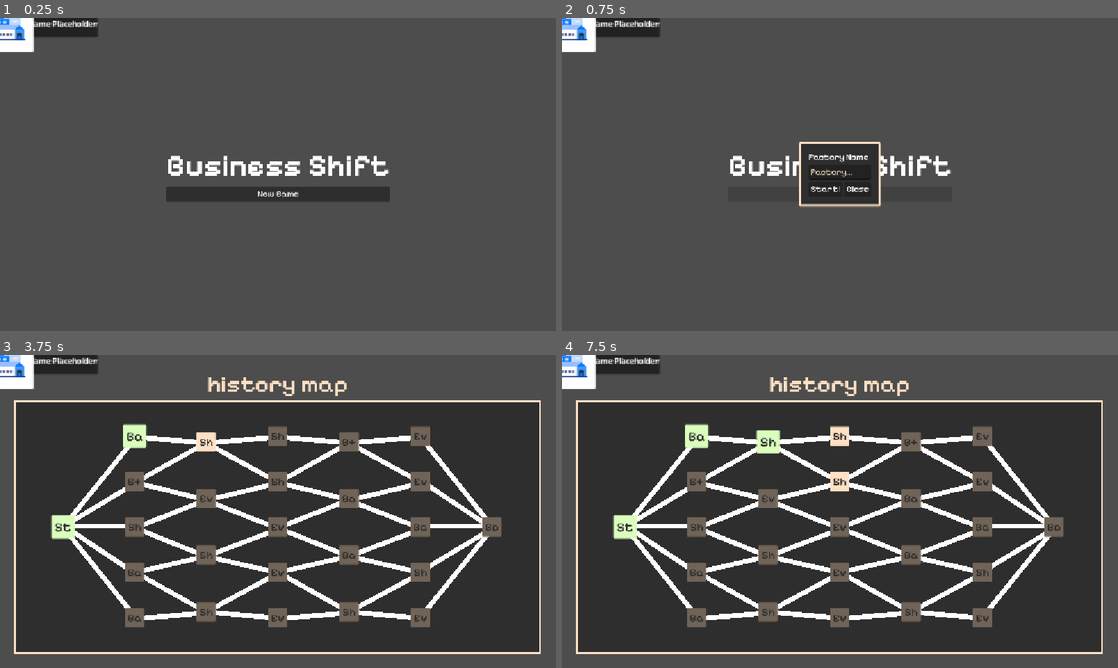
Above: before the commit, frames 1-4 (two rows, left to right).
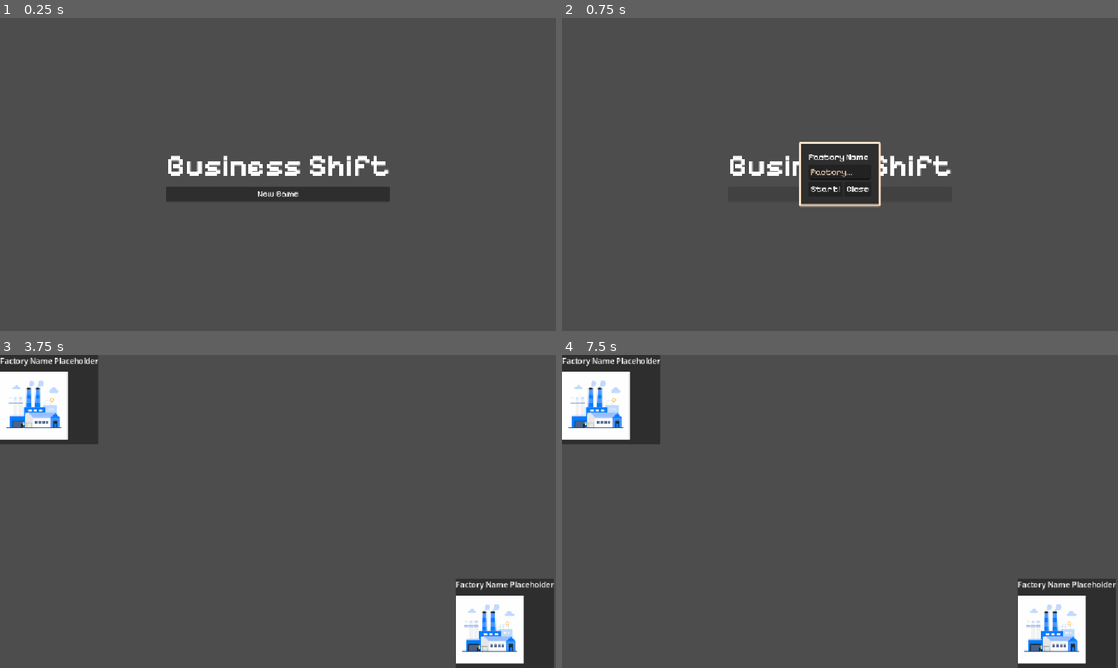
Above: after the commit, the same moments.

Repository: Joao1905/business-shift
Game: Godot game, scene res://systems/main/scenes/main.tscn
Two runs of this game, one before a commit and one after it. Both use one fixed random seed, a clock stepped at 60 frames per second and the inputs below.
Inputs (mouse positions are in pixels of both pictures, inside the frame that each line leads up to):
- Up to frame 1 (0.25 s): no input
- Up to frame 2 (0.75 s): click "New Game" at 0.5 s
- Up to frame 3 (3.75 s): click (278, 508) at 1.27 s; type "Alex" at 1.35 s; click "New Game" at 2 s; tap Enter at 2.75 s; move the mouse to (61, 527) at 2.77 s; click (61, 527) at 2.92 s; tap Space at 3.5 s; move the mouse to (133, 436) at 3.52 s; click (133, 436) at 3.67 s
- Up to frame 4 (7.5 s): tap Enter at 4.25, 5.75 s; move the mouse to (695, 480) at 4.27 s; click (695, 480) at 4.42 s; tap Space at 5, 6.5 s; move the mouse to (695, 527) at 5.02 s; click (695, 527) at 5.17 s; move the mouse to (695, 570) at 5.77 s; click (695, 570) at 5.92 s; move the mouse to (695, 617) at 6.52 s; click (695, 617) at 6.67 s; move the mouse to (767, 442) at 7.27 s; click (767, 442) at 7.42 s

The runs differ from the first frame. In frame 1, 1.3% of the frame differs, in the area x 0-18%, y 0-11%; in frame 2, 1.3%; in frame 3, 78%; in frame 4, 78%, in the area x 0-100%, y 0-100%.

Commit message:
Implements fixed layout for battle ui

Diff:
--- a/systems/battle/scenes/battle.tscn
+++ b/systems/battle/scenes/battle.tscn
@@ -1,17 +1,21 @@
 [gd_scene format=3 uid="uid://bc7kk1udac1e8"]
 
+[ext_resource type="Script" uid="uid://pmue2nibling" path="res://systems/battle/scripts/BattleController.gd" id="1_bi4tf"]
 [ext_resource type="PackedScene" uid="uid://b1xbbh8h3lie2" path="res://systems/battle/scenes/battle_renderer.tscn" id="1_jvcc5"]
 
-[node name="Battle" type="Control" unique_id=22246929]
+[node name="Battle" type="Control" unique_id=151884238]
 layout_mode = 3
 anchors_preset = 15
 anchor_right = 1.0
 anchor_bottom = 1.0
 grow_horizontal = 2
 grow_vertical = 2
+script = ExtResource("1_bi4tf")
 
 [node name="Enemy Block" type="HBoxContainer" parent="." unique_id=1955554190]
 layout_mode = 1
+offset_right = 200.0
+offset_bottom = 185.0
 
 [node name="EnemyRenderer" parent="Enemy Block" unique_id=799558907 instance=ExtResource("1_jvcc5")]
 layout_mode = 2
@@ -23,6 +27,8 @@
 anchor_top = 1.0
 anchor_right = 1.0
 anchor_bottom = 1.0
+offset_left = -204.0
+offset_top = -185.0
 grow_horizontal = 0
 grow_vertical = 0
 
--- a/systems/battle/scenes/battle_renderer.tscn
+++ b/systems/battle/scenes/battle_renderer.tscn
@@ -3,26 +3,25 @@
 [ext_resource type="Script" uid="uid://bhiog2i0ulko6" path="res://systems/battle/scripts/BattleRenderer.gd" id="1_4jhof"]
 [ext_resource type="Script" uid="uid://bf6cxh36cw3lu" path="res://systems/battle/scripts/FactoryRenderer.gd" id="2_jdhqp"]
 
-[node name="BattleRenderer" type="Control" unique_id=799558907]
-layout_mode = 3
-anchors_preset = 15
-anchor_right = 1.0
-anchor_bottom = 1.0
-grow_horizontal = 2
-grow_vertical = 2
+[node name="BattleRenderer" type="PanelContainer" unique_id=548920817]
+offset_right = 1.0
+offset_bottom = 23.0
 script = ExtResource("1_4jhof")
 
-[node name="Border" type="PanelContainer" parent="." unique_id=1926801922]
-layout_mode = 0
-offset_right = 40.0
-offset_bottom = 40.0
+[node name="Vertical Separator" type="VBoxContainer" parent="." unique_id=1926509317]
+layout_mode = 2
+theme_override_constants/separation = 12
 
-[node name="Vertical Separator" type="VBoxContainer" parent="Border" unique_id=1926509317]
+[node name="FactoryName" type="Label" parent="Vertical Separator" unique_id=419570821]
+unique_name_in_owner = true
+layout_mode = 2
+text = "Placeholder"
+horizontal_alignment = 1
+
+[node name="FactoryCanvas" type="Control" parent="Vertical Separator" unique_id=914514016]
+custom_minimum_size = Vector2(200, 150)
+clip_contents = true
 layout_mode = 2
 
-[node name="FactoryName" type="Label" parent="Border/Vertical Separator" unique_id=419570821]
-unique_name_in_owner = true
-layout_mode = 2
-
-[node name="FactoryRenderer" type="Node2D" parent="Border/Vertical Separator" unique_id=1366527808]
+[node name="FactoryRenderer" type="Node2D" parent="Vertical Separator/FactoryCanvas" unique_id=948225896]
 script = ExtResource("2_jdhqp")
--- a/systems/battle/scripts/BattleController.gd
+++ b/systems/battle/scripts/BattleController.gd
@@ -16,7 +16,7 @@
 	main_controller.load_screen(MainController.SCREENS.BATTLE);
 
 func _is_battle(node: MapNode) -> bool:
-	return node.MapNodeType in [
+	return node.type in [
 		MapNode.MapNodeType.BATTLE,
 		 MapNode.MapNodeType.BATTLE_PLUS,
 		 MapNode.MapNodeType.BOSS,
--- a/systems/battle/scripts/BattleRenderer.gd
+++ b/systems/battle/scripts/BattleRenderer.gd
@@ -1,12 +1,8 @@
 class_name BattleRenderer
-extends Node
+extends PanelContainer
 
 @onready var factory_name : Label = %FactoryName
 
 # Called when the node enters the scene tree for the first time.
 func _ready() -> void:
 	factory_name.text = "Factory Name Placeholder"
-
-# Called every frame. 'delta' is the elapsed time since the previous frame.
-func _process(delta: float) -> void:
-	pass
--- a/systems/battle/scripts/FactoryRenderer.gd
+++ b/systems/battle/scripts/FactoryRenderer.gd
@@ -2,10 +2,11 @@
 
 # Called when the node enters the scene tree for the first time.
 func _ready() -> void:
-	var placeholder = add_part(preload("res://systems/battle/assets/images/factory_placeholder.png"), Vector2(0, 0), 1)
+	var _placeholder = add_part(preload("res://systems/battle/assets/images/factory_placeholder.png"), Vector2(0, 0), 1)
 
 func add_part(tex: Texture2D, pos: Vector2, z := 0) -> Sprite2D:
 	var s = Sprite2D.new()
+	s.centered = false
 	s.texture = tex
 	s.position = pos
 	s.z_index = z
--- a/systems/main/scenes/main.tscn
+++ b/systems/main/scenes/main.tscn
@@ -4,21 +4,26 @@
 [ext_resource type="PackedScene" uid="uid://cw4jcgkjhruqn" path="res://systems/map/scenes/map.tscn" id="2_wn47p"]
 [ext_resource type="PackedScene" uid="uid://cdevqjipkdm2p" path="res://systems/ui/scenes/title_screen.tscn" id="3_bemvd"]
 [ext_resource type="PackedScene" uid="uid://bc7kk1udac1e8" path="res://systems/battle/scenes/battle.tscn" id="4_bemvd"]
-[ext_resource type="Script" uid="uid://pmue2nibling" path="res://systems/battle/scripts/BattleController.gd" id="5_5ah0n"]
 
-[node name="Main" type="Node2D" unique_id=390530669]
+[node name="Main" type="Control" unique_id=617358997]
+layout_mode = 3
+anchors_preset = 15
+anchor_right = 1.0
+anchor_bottom = 1.0
+grow_horizontal = 2
+grow_vertical = 2
 script = ExtResource("1_jacyw")
 
 [node name="Map" parent="." unique_id=564566897 instance=ExtResource("2_wn47p")]
 visible = false
 custom_minimum_size = Vector2(1152, 648)
+layout_mode = 0
 offset_bottom = 0.0
 
 [node name="TitleScreen" parent="." unique_id=1384893326 instance=ExtResource("3_bemvd")]
 visible = false
-custom_minimum_size = Vector2(1152, 648)
-offset_right = 1152.0
-offset_bottom = 648.0
+layout_mode = 1
 
 [node name="Battle" parent="." unique_id=22246929 instance=ExtResource("4_bemvd")]
-script = ExtResource("5_5ah0n")
+visible = false
+layout_mode = 1
--- a/systems/ui/scripts/TitleScreen.gd
+++ b/systems/ui/scripts/TitleScreen.gd
@@ -1,7 +1,7 @@
 class_name TitleScreen
 extends Control
 
-@onready var main: Node2D = $".."
+@onready var main: Control = $".."
 
 @onready var new_game_button: Button = %NewGameButton
 @onready var factory_dialog: FactoryDialog = %FactoryDialog
